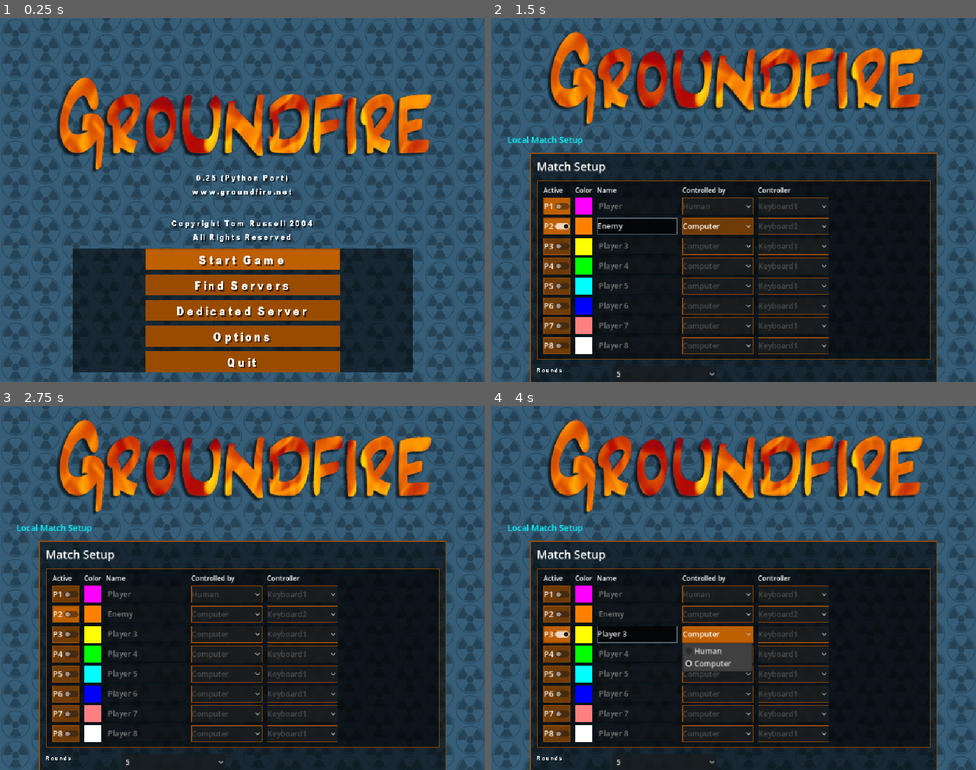
Above: before the commit, frames 1-4 (two rows, left to right).
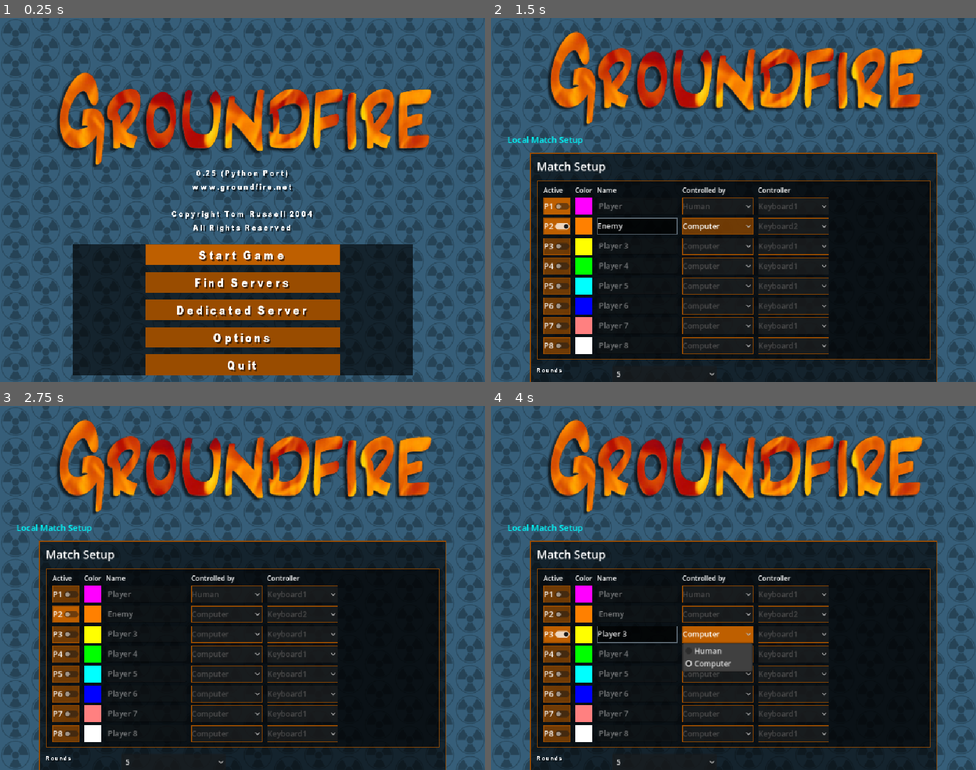
Above: after the commit, the same moments.

Repository: p19091985/port-groundfire-for-python
Game: Godot game, scene res://scenes/main.tscn
The game is run twice, just before and just after one commit, with the same random seed, the same clock (stepped at 60 frames per second) and the same inputs.
Inputs:
- Up to frame 1 (0.25 s): no input
- Up to frame 2 (1.5 s): click "Start Game" at 0.5 s; click "P1" at 1.25 s
- Up to frame 3 (2.75 s): click "P2" at 2 s
- Up to frame 4 (4 s): click "P3" at 2.75 s; click "Computer" at 3.5 s

The runs differ from the first frame. In frame 1, 12% of the frame differs, in the area x 11-89%, y 14-99%; in frame 2, less than 0.1%; in frame 3, less than 0.1%; in frame 4, less than 0.1%.

Commit message:
UI: Polish Frontend Fidelity for Main Menu and Server Browser against Pygame Visuals

Diff:
--- a/godot/scripts/groundfire_theme.gd
+++ b/godot/scripts/groundfire_theme.gd
@@ -2,8 +2,8 @@
 
 const COLOR_BG := Color("#365e79")
 const COLOR_MENU_TILE_TINT := Color("#66b3e6")
-const COLOR_PANEL := Color("#00000091")
-const COLOR_PANEL_SOFT := Color("#00000078")
+const COLOR_PANEL := Color("#000000a0")
+const COLOR_PANEL_SOFT := Color("#00000080")
 const COLOR_FIELD := Color("#000000aa")
 const COLOR_LINE := Color("#994c00")
 const COLOR_ACCENT := Color("#994c00")
@@ -91,7 +91,7 @@
 static func row_style(selected := false, hover := false) -> StyleBoxFlat:
 	var style := StyleBoxFlat.new()
 	if selected:
-		style.bg_color = Color("#994c0087")
+		style.bg_color = COLOR_ACCENT
 	elif hover:
 		style.bg_color = Color("#994c0050")
 	else:
--- a/godot/scripts/main.gd
+++ b/godot/scripts/main.gd
@@ -29,9 +29,9 @@
 const MENU_BUTTON_MIN_SIZE := Vector2(259.0, 34.0)
 const MENU_BUTTON_MAX_SIZE := Vector2(414.0, 56.0)
 const MENU_CONTENT_MAX_WIDTH := 920.0
-const MENU_CLASSIC_TOP_SPACER := 150.0
-const MENU_CLASSIC_COPY_SPACER := 80.0
-const MENU_CLASSIC_PANEL_SPACER := 6.0
+const MENU_CLASSIC_TOP_SPACER := 140.0
+const MENU_CLASSIC_COPY_SPACER := 70.0
+const MENU_CLASSIC_PANEL_SPACER := 16.0
 const MENU_CLASSIC_PANEL_SIZE := Vector2(718.0, 208.0)
 const MENU_CLASSIC_BUTTON_SIZE := Vector2(410.0, 41.0)
 const MENU_CLASSIC_BUTTON_FONT_SIZE := 30
@@ -246,7 +246,7 @@
 
 	var menu := VBoxContainer.new()
 	menu.alignment = BoxContainer.ALIGNMENT_BEGIN
-	menu.add_theme_constant_override("separation", 10)
+	menu.add_theme_constant_override("separation", 14)
 	panel.add_child(menu)
 	var menu_buttons: Array[Button] = []
 	menu_buttons.append(_add_classic_button_to(menu, "Start Game", _show_local_match_setup))
--- a/godot/scripts/server_browser.gd
+++ b/godot/scripts/server_browser.gd
@@ -259,7 +259,7 @@
 	var label := Label.new()
 	label.text = text
 	label.custom_minimum_size = Vector2(_column_width(column_index), TABLE_HEADER_HEIGHT)
-	GroundfireTheme.apply_label(label, 16, GroundfireTheme.COLOR_WARN)
+	GroundfireTheme.apply_label(label, 16, GroundfireTheme.COLOR_TEXT)
 	cell.add_child(label)
 
 
